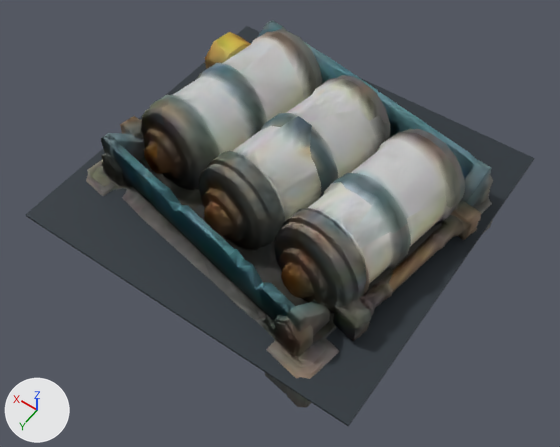
Two versions of the glTF model public/assets-quest/buildings/barrels/barrels.glb, one commit apart.
Before and after are seen from a 50 mm camera at (-0.796, 1.151, 1.734) aimed at (-0.05, 0.105, 0.091). Every picture has the same lights, and +X, +Y and +Z are marked at lower left. The picture after the commit comes second.

Names of what the first picture shows: 'SM_Drum_Tray_Backing', 'SM_LOD'.
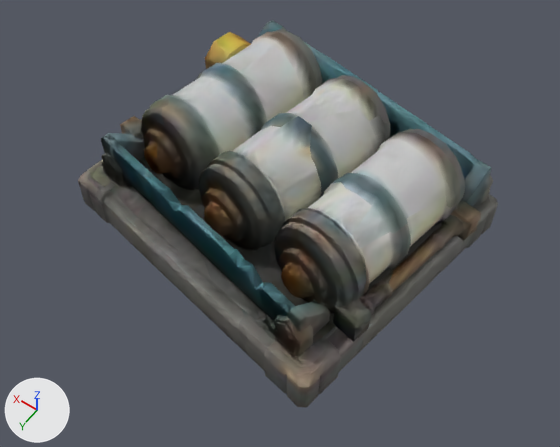
The edits, one by one:
Object 'SM_Drum_Tray_Backing' (ob_sm_drum_tray_backing) is deleted.

What differs and where, as boxes [x1, y1, x2, y2] in the pictures (560 x 447 px):
'SM_Drum_Tray_Backing', deleted: before [25, 26, 534, 426]
